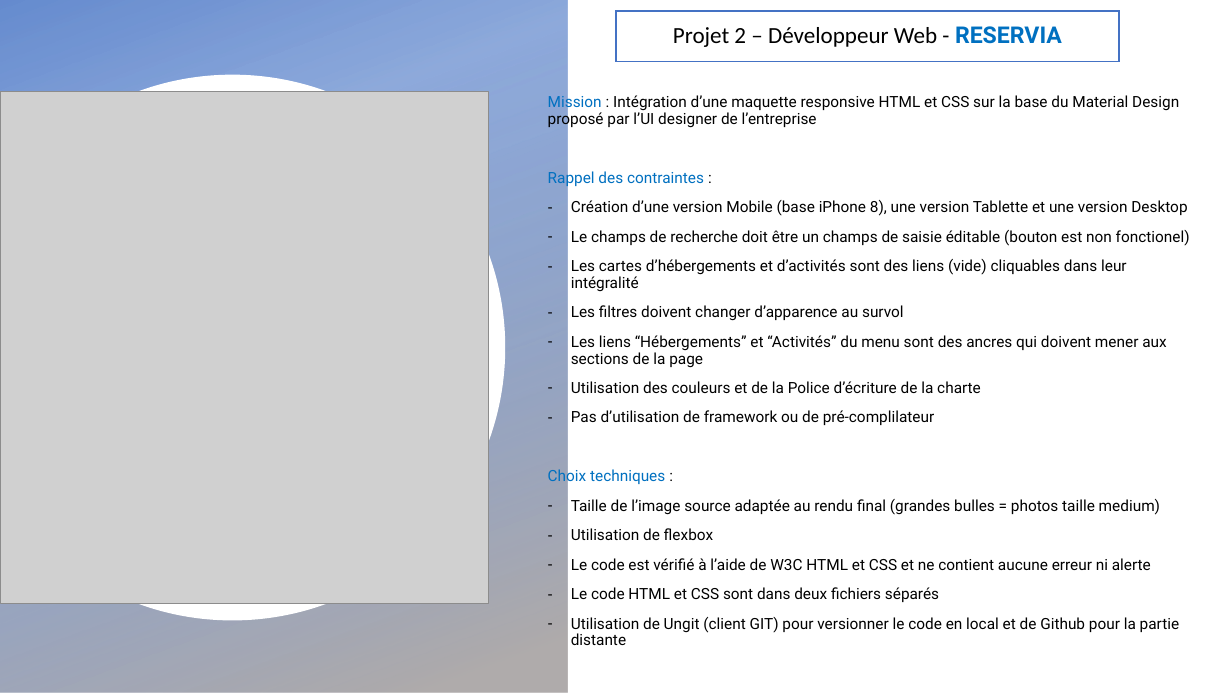
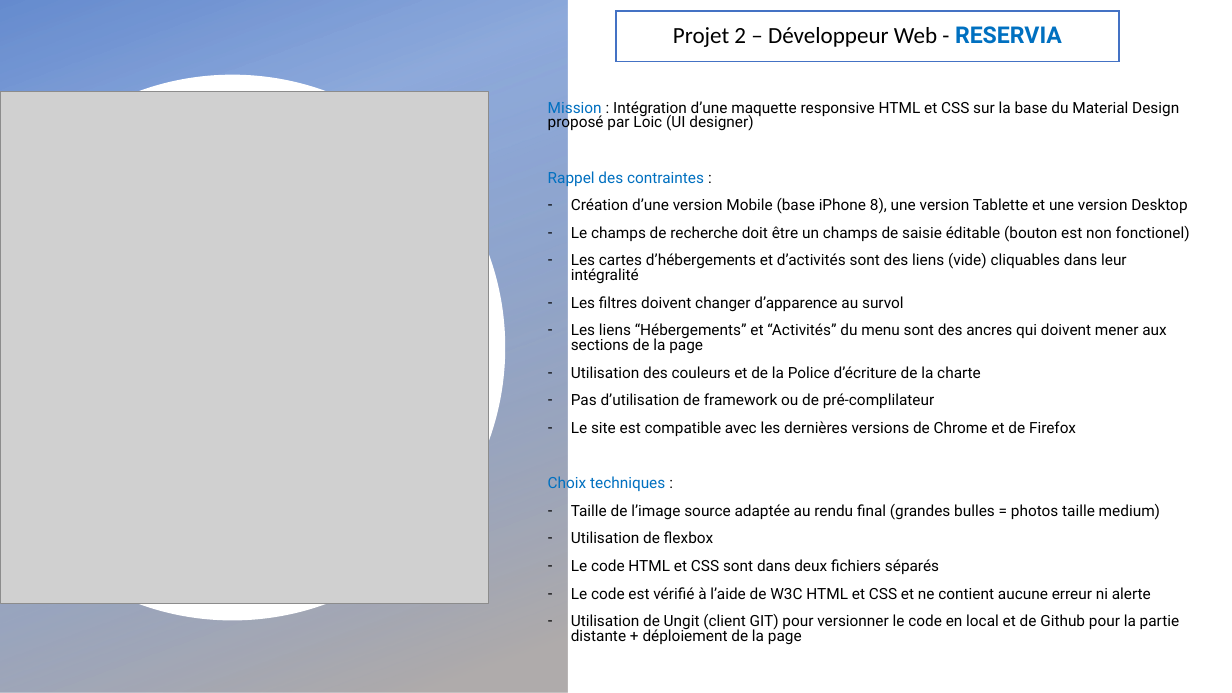
Before and after one commit to OlivierBASQUIN/Olivierbasquin_2_12012021, a slide deck: slide 1 of Présentation Projet 2 - Reservia.pptx. Drawn at 1232x693 pixels with LibreOffice and Linux fonts; fonts in the diff are those of the drawing; grey boxes stand for pictures; background and template pictures are left out. Boxes give left, top, right and bottom in pixels: in the first picture for what was removed or moved away, otherwise in the second. Text is boxed around its words. In the diff, an @@ line names an element or a change of style, - is before the commit and + after.

Commit message:
Modif finale

```diff
--- a/Présentation Projet 2 - Reservia.pptx
+++ b/Présentation Projet 2 - Reservia.pptx
@@ text at (548, 99, 1179, 132): text changed @@
-Mission : Intégration d’une maquette responsive HTML et CSS sur la base du Material Design proposé par l’UI designer de l’entreprise
+Mission : Intégration d’une maquette responsive HTML et CSS sur la base du Material Design proposé par Loic (UI designer)
@@ text at (548, 169, 1190, 599): line spacing 0.9 to 0.8 @@
@@ text at (571, 421, 1076, 436): paragraph added @@
+– Le site est compatible avec les dernières versions de Chrome et de Firefox
@@ text at (571, 559, 939, 574): paragraph added @@
+– Le code HTML et CSS sont dans deux fichiers séparés
@@ text at (571, 614, 1179, 644): text changed @@
-– Le code HTML et CSS sont dans deux fichiers séparés
-– Utilisation de Ungit (client GIT) pour versionner le code en local et de Github pour la partie distante
+– Utilisation de Ungit (client GIT) pour versionner le code en local et de Github pour la partie distante + déploiement de la page
```
Also in this commit, not shown: 2 other files.
